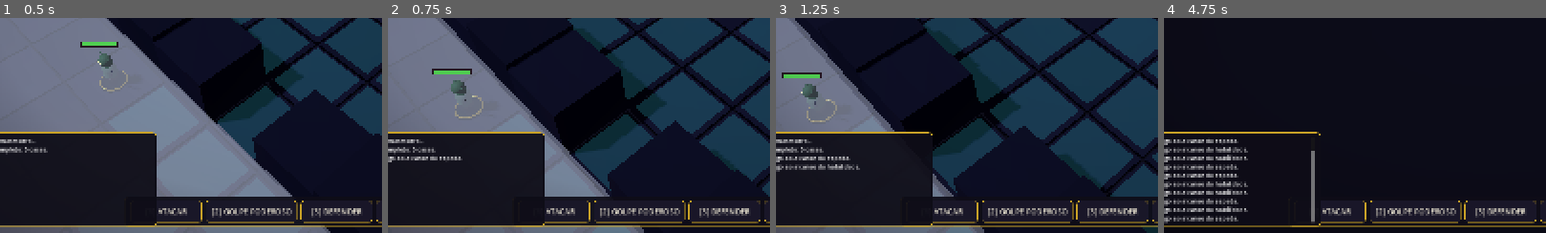
Above: before the commit, frames 1-4 (left to right).
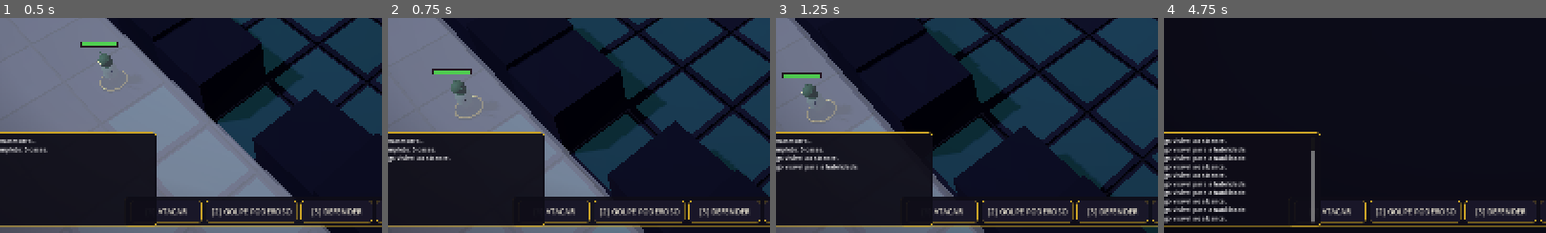
Above: after the commit, the same moments.

Repository: FalconiRod/Little-Sword
Game: Godot game, scene res://src/scenes/main.tscn
Same seed, same stepped clock (60 frames per second), same inputs: the game is played once before the commit and once after it.
Inputs (mouse positions are % of the whole screen's width and height, from its top left):
- Up to frame 1 (0.5 s): no input
- Up to frame 2 (0.75 s): tap Enter at 0.5 s; move the mouse to (72, 45) at 0.52 s; hold D from 0.53 s (still down); tap 1 at 0.6 s; click (72, 45) at 0.67 s
- Up to frame 3 (1.25 s): keep holding D; tap 2 at 0.8 s
- Up to frame 4 (4.75 s): move the mouse to (30, 55) at 1.27 s; release D at 1.28 s; hold S 1.28-2.03 s; tap 2 at 1.35, 2.3, 2.85, 3.8 s; tap 1 at 1.55, 2.1, 3.05, 4.55 s; move the mouse to (60, 28) at 2.02 s; hold D 2.03-2.78 s; move the mouse to (45, 70) at 2.77 s; hold W 2.78-3.53 s; click (45, 70) at 2.92 s; move the mouse to (80, 65) at 3.52 s; hold Q 3.53-4.28 s; hold A from 3.53 s (still down); move the mouse to (20, 35) at 4.27 s; tap E at 4.35 s
The pictures show only the part of the screen within x 7-57%, y 50-100%; the shares and areas given below are measured in that part.

Frame 1 is identical in both runs. In frame 2, 0.2% of the frame differs, in the area x 2-20%, y 63-67%; in frame 3, 0.5%; in frame 4, 2.5%, in the area x 2-22%, y 55-95%.

Commit message:
v0.3.1: linha de visao obrigatoria nos golpes - paredes bloqueiam

Diff:
--- a/src/player/player_controller.gd
+++ b/src/player/player_controller.gd
@@ -257,23 +257,25 @@
 	var unit_here = BoardGrid.unit_at(c)
 	if mode == Mode.TARGET_ATTACK or mode == Mode.TARGET_SKILL:
 		if unit_here != null and unit_here.team == "enemy":
-			var in_range: bool = BoardGrid.chebyshev(knight.grid_pos, c) <= knight.attack_range
+			var in_range: bool = BoardGrid.chebyshev(knight.grid_pos, c) <= knight.attack_range \
+					and BoardGrid.has_line_of_sight(knight.grid_pos, c)
 			if in_range:
 				if mode == Mode.TARGET_ATTACK:
 					_execute_attack(unit_here)
 				else:
 					_execute_skill(unit_here)
 			else:
-				EventBus.log_msg.emit("Alvo fora de alcance.", "#ffb84d")
+				EventBus.log_msg.emit("Sem linha de visão ou fora do alcance.", "#ffb84d")
 		else:
 			EventBus.log_msg.emit("Selecione um inimigo (casa vermelha).", "#8a8f9c")
 		return
 	# Modo MOVE_READY
 	if unit_here != null and unit_here.team == "enemy":
-		if BoardGrid.chebyshev(knight.grid_pos, c) <= knight.attack_range:
+		if BoardGrid.chebyshev(knight.grid_pos, c) <= knight.attack_range \
+				and BoardGrid.has_line_of_sight(knight.grid_pos, c):
 			_execute_attack(unit_here)
 		else:
-			EventBus.log_msg.emit("Inimigo longe demais. Use ATACAR após se aproximar.", "#ffb84d")
+			EventBus.log_msg.emit("Inimigo sem linha de visão ou longe demais.", "#ffb84d")
 		return
 	if c == board.chest_cell and not board.chest_looted:
 		if BoardGrid.chebyshev(knight.grid_pos, c) <= 1:
@@ -323,7 +325,7 @@
 		return
 	var targets := _enemies_in_range()
 	if targets.is_empty():
-		EventBus.log_msg.emit("Nenhum inimigo ao alcance da espada.", "#ffb84d")
+		EventBus.log_msg.emit("Nenhum inimigo visível ao alcance.", "#ffb84d")
 		return
 	mode = Mode.TARGET_ATTACK
 	var cells: Array = []
@@ -347,7 +349,7 @@
 		return
 	var targets := _enemies_in_range()
 	if targets.is_empty():
-		EventBus.log_msg.emit("Nenhum inimigo ao alcance da habilidade.", "#ffb84d")
+		EventBus.log_msg.emit("Nenhum inimigo visível para a habilidade.", "#ffb84d")
 		return
 	mode = Mode.TARGET_SKILL
 	var cells: Array = []
@@ -361,7 +363,8 @@
 	for c in BoardGrid.occupied.keys():
 		var u = BoardGrid.occupied[c]
 		if is_instance_valid(u) and u.alive and u.team == "enemy":
-			if BoardGrid.chebyshev(knight.grid_pos, c) <= knight.attack_range:
+			if BoardGrid.chebyshev(knight.grid_pos, c) <= knight.attack_range \
+					and BoardGrid.has_line_of_sight(knight.grid_pos, c):
 				out.append(u)
 	return out
 
Not shown, changed: docs/CHANGELOG.md
